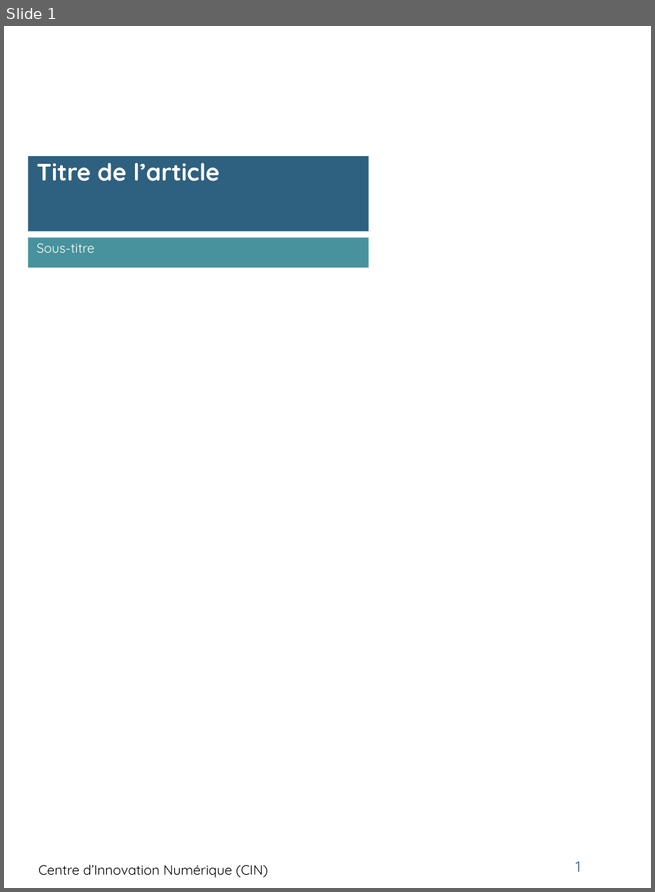
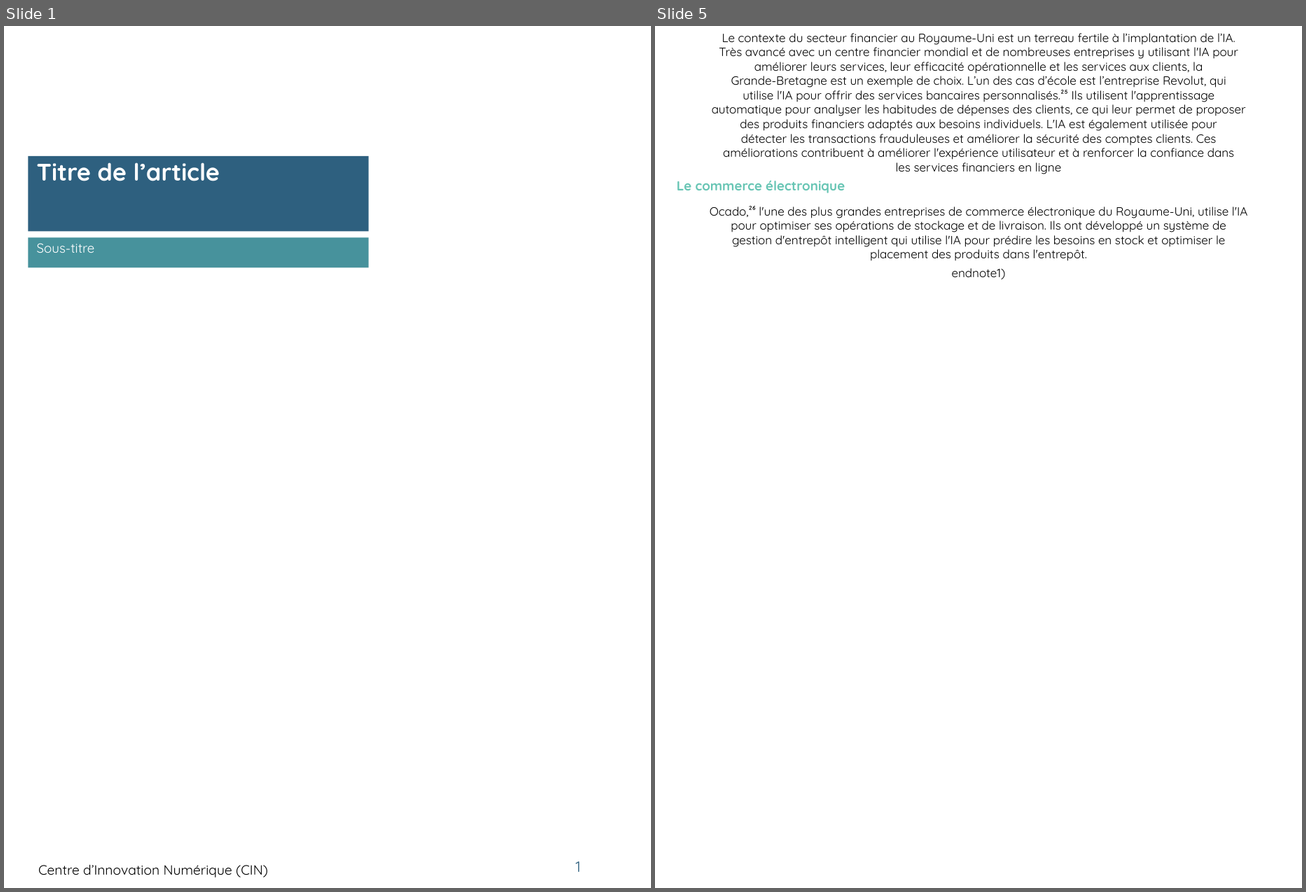
Before and after one commit to Msa360/pptx_template_cin, a slide deck: powerpoints/test.pptx. Shown side by side, each under a label of ours: slide 1 before the commit, slides 1 and 5 after it; the slides between them are not shown. The pictures are 655x892 and 1306x892 pixels, drawn with LibreOffice and Linux fonts; fonts in the diff are those of the drawing; background and template pictures are left out. Boxes give left, top, right and bottom in pixels: in the first picture for what was removed or moved away, otherwise in the second. Text is boxed around its words. In the diff, an @@ line names an element or a change of style, - is before the commit and + after.

Commit message:
adapt sources for word online

```diff
--- a/powerpoints/test.pptx
+++ b/powerpoints/test.pptx
@@ slide 5 added at (655, 26, 1302, 888), background #FFFFFF @@
@@ text added at (712, 33, 1246, 174), 10 pt, text #000000 @@
+Le contexte du secteur financier au Royaume-Uni est un terreau fertile à l’implantation de l’IA.
+Très avancé avec un centre financier mondial et de nombreuses entreprises y utilisant l'IA pour
+améliorer leurs services, leur efficacité opérationnelle et les services aux clients, la
+Grande-Bretagne est un exemple de choix. L’un des cas d’école est l’entreprise Revolut, qui
+utilise l'IA pour offrir des services bancaires personnalisés.²⁵ Ils utilisent l'apprentissage
+automatique pour analyser les habitudes de dépenses des clients, ce qui leur permet de proposer
+des produits financiers adaptés aux besoins individuels. L'IA est également utilisée pour
+détecter les transactions frauduleuses et améliorer la sécurité des comptes clients. Ces
+améliorations contribuent à améliorer l'expérience utilisateur et à renforcer la confiance dans
+les services financiers en ligne
@@ text added at (677, 181, 845, 193), 11 pt, text #67C5B4, bold @@
+Le commerce électronique
@@ text added at (710, 206, 1248, 261), 10 pt, text #000000 @@
+Ocado,²⁶ l'une des plus grandes entreprises de commerce électronique du Royaume-Uni, utilise l'IA
+pour optimiser ses opérations de stockage et de livraison. Ils ont développé un système de
+gestion d'entrepôt intelligent qui utilise l'IA pour prédire les besoins en stock et optimiser le
+placement des produits dans l'entrepôt.
@@ text added at (952, 268, 1006, 279), 10 pt, text #000000 @@
+endnote1)
```
Also in this commit, not shown: 3 other slides added, 2 slides removed, 8 other files.
